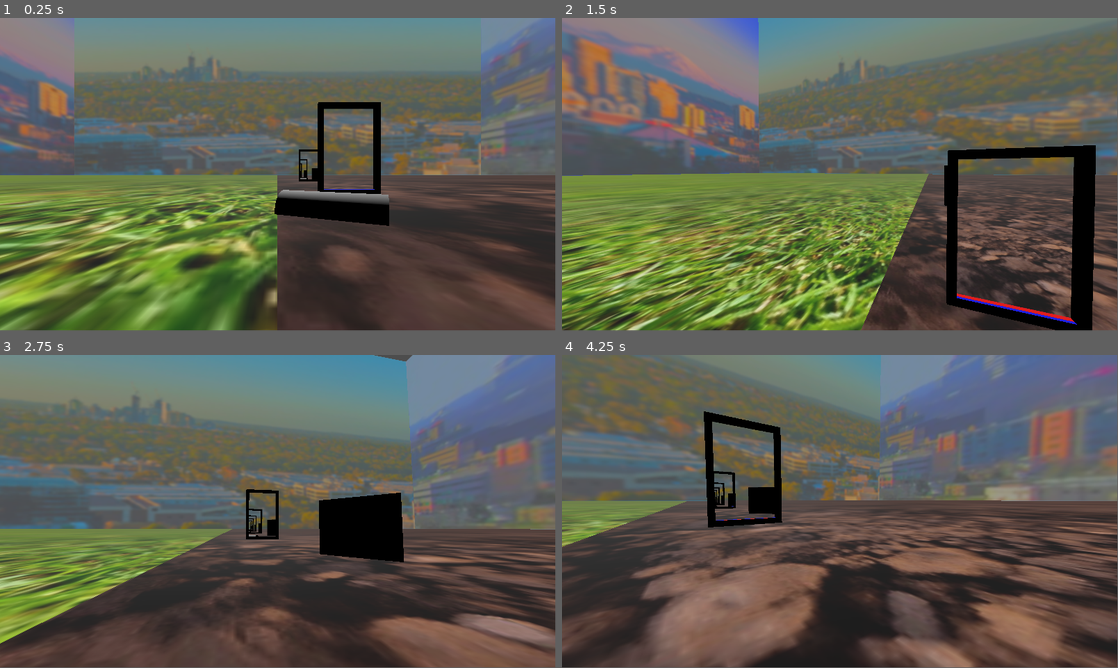
Above: before the commit, frames 1-4 (two rows, left to right).
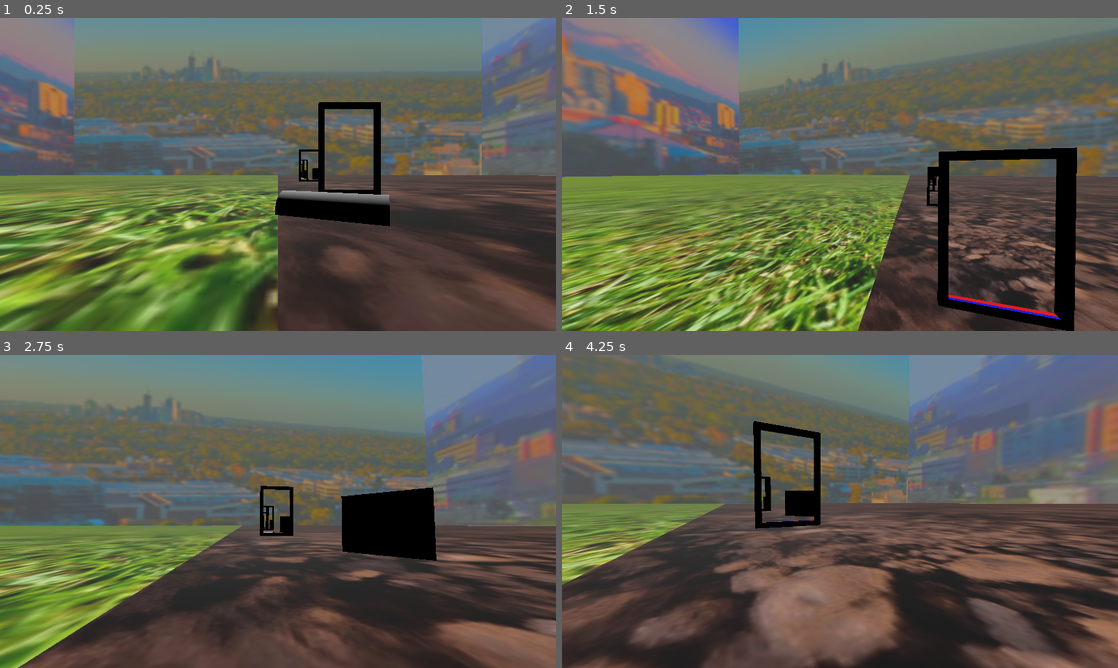
Above: after the commit, the same moments.

Repository: Terrence-Holmes/Hole-In-One
Game: Godot game, scene res://Assets/Rooms/rm_test_1.tscn
Same seed, same stepped clock (60 frames per second), same inputs: the game is played once before the commit and once after it. The project has no main scene, so this scene is started directly.
Inputs (mouse positions are in pixels of both pictures, inside the frame that each line leads up to):
- Up to frame 1 (0.25 s): no input
- Up to frame 2 (1.5 s): tap Enter at 0.5 s; move the mouse to (867, 171) at 0.52 s; hold Up (Up) from 0.53 s (still down); click (867, 171) at 0.6 s; move the mouse to (812, 174) at 1.27 s; tap Space (Select) at 1.35 s
- Up to frame 3 (2.75 s): keep holding Up (Up); move the mouse to (289, 505) at 2.02 s; click (289, 505) at 2.1 s
- Up to frame 4 (4.25 s): keep holding Up (Up); move the mouse to (834, 514) at 2.77 s; tap Space (Select) at 2.85 s; move the mouse to (878, 514) at 3.52 s; click (878, 514) at 3.6 s
The window is 799x449 before the commit and 800x450 after it. Grey fills any space a smaller window leaves; there, only what the larger window draws over its background counts as a difference.

The runs differ from the first frame. In frame 1, 1.7% of the frame differs, in the area x 0-100%, y 0-100%; in frame 2, 40%; in frame 3, 28%; in frame 4, 47%.

Commit message:
Started building portal frames

Diff:
--- a/Assets/Debug/Scenes/first_person_player.tscn
+++ b/Assets/Debug/Scenes/first_person_player.tscn
@@ -13,6 +13,7 @@
 albedo_color = Color(1, 0, 0, 1)
 
 [node name="FirstPersonPlayer" type="CharacterBody3D"]
+collision_layer = 2
 script = ExtResource("1_uvln5")
 
 [node name="Input" type="Node" parent="."]
--- a/Assets/Props/Scenes/portal.tscn
+++ b/Assets/Props/Scenes/portal.tscn
@@ -1,13 +1,10 @@
-[gd_scene load_steps=6 format=3 uid="uid://beow8twmmfq07"]
+[gd_scene load_steps=5 format=3 uid="uid://beow8twmmfq07"]
 
 [ext_resource type="Script" path="res://Assets/Props/Scripts/Portal.gd" id="1_f0wwu"]
 [ext_resource type="Shader" path="res://Assets/Props/Shaders/portal_shader.gdshader" id="2_g3xgm"]
 [ext_resource type="Script" path="res://EditorTools/Scripts/PortalEditor.gd" id="3_fe5n2"]
 
 [sub_resource type="BoxShape3D" id="BoxShape3D_v4s2d"]
-size = Vector3(1.2, 2.2, 2)
-
-[sub_resource type="BoxShape3D" id="BoxShape3D_db1ei"]
 size = Vector3(1.2, 2.2, 2)
 
 [node name="Portal" type="Node3D"]
@@ -22,15 +19,11 @@
 script = ExtResource("3_fe5n2")
 
 [node name="PassHitbox" type="Area3D" parent="."]
+collision_layer = 0
+collision_mask = 2
 
 [node name="CollisionShape" type="CollisionShape3D" parent="PassHitbox"]
 shape = SubResource("BoxShape3D_v4s2d")
 
-[node name="ShapeCast" type="ShapeCast3D" parent="."]
-transform = Transform3D(1, 0, 0, 0, 1, 0, 0, 0, 1, 0, -1, 0)
-enabled = false
-shape = SubResource("BoxShape3D_db1ei")
-target_position = Vector3(0, 0, 0)
-
 [connection signal="body_entered" from="PassHitbox" to="." method="_body_entered"]
 [connection signal="body_exited" from="PassHitbox" to="." method="_body_exited"]
--- /dev/null
+++ b/Assets/Props/Scenes/portal_frame.tscn
@@ -0,0 +1,53 @@
+[gd_scene load_steps=6 format=3 uid="uid://dbpa5oy8u48k7"]
+
+[sub_resource type="StandardMaterial3D" id="StandardMaterial3D_l27wx"]
+albedo_color = Color(0.8, 0.8, 0.8, 1)
+
+[sub_resource type="StandardMaterial3D" id="StandardMaterial3D_vbol7"]
+albedo_color = Color(0.8, 0.8, 0.8, 1)
+
+[sub_resource type="BoxShape3D" id="BoxShape3D_p2mi6"]
+size = Vector3(8, 0.5, 0.5)
+
+[sub_resource type="BoxShape3D" id="BoxShape3D_q0cd2"]
+size = Vector3(0.5, 8, 0.5)
+
+[sub_resource type="BoxShape3D" id="BoxShape3D_3opeg"]
+size = Vector3(8, 8, 0.5)
+
+[node name="PortalFrame" type="StaticBody3D"]
+collision_mask = 0
+
+[node name="Mesh" type="CSGBox3D" parent="."]
+transform = Transform3D(1, 0, 0, 0, 1, 0, 0, 0, 1, 0, 4, 0)
+size = Vector3(8, 8, 0.5)
+material = SubResource("StandardMaterial3D_l27wx")
+
+[node name="Cutout" type="CSGBox3D" parent="Mesh"]
+operation = 2
+size = Vector3(7, 7, 1)
+material = SubResource("StandardMaterial3D_vbol7")
+
+[node name="CollisionShapeTop" type="CollisionShape3D" parent="."]
+transform = Transform3D(1, 0, 0, 0, 1, 0, 0, 0, 1, 0, 7.75, 0)
+shape = SubResource("BoxShape3D_p2mi6")
+
+[node name="CollisionShapeBottom" type="CollisionShape3D" parent="."]
+transform = Transform3D(1, 0, 0, 0, 1, 0, 0, 0, 1, 0, 0.25, 0)
+shape = SubResource("BoxShape3D_p2mi6")
+
+[node name="CollisionShapeLeft" type="CollisionShape3D" parent="."]
+transform = Transform3D(1, 0, 0, 0, 1, 0, 0, 0, 1, -3.75, 4, 0)
+shape = SubResource("BoxShape3D_q0cd2")
+
+[node name="CollisionShapeRight" type="CollisionShape3D" parent="."]
+transform = Transform3D(1, 0, 0, 0, 1, 0, 0, 0, 1, 3.75, 4, 0)
+shape = SubResource("BoxShape3D_q0cd2")
+
+[node name="ClickArea" type="Area3D" parent="."]
+transform = Transform3D(1, 0, 0, 0, 1, 0, 0, 0, 1, 0, 4, 0)
+collision_layer = 4
+collision_mask = 0
+
+[node name="CollisionShape" type="CollisionShape3D" parent="ClickArea"]
+shape = SubResource("BoxShape3D_3opeg")
--- a/Assets/Props/Scenes/portal_spawner.tscn
+++ b/Assets/Props/Scenes/portal_spawner.tscn
@@ -7,16 +7,11 @@
 script = ExtResource("1_vfyow")
 
 [node name="Portal1" parent="." node_paths=PackedStringArray("otherPortal") instance=ExtResource("1_qv77c")]
-portal1 = true
 otherPortal = NodePath("../Portal2")
-size = Vector2(1, 2)
-portal_area_margin = Vector3(0.1, 0.1, 1)
 
 [node name="Portal2" parent="." node_paths=PackedStringArray("otherPortal") instance=ExtResource("1_qv77c")]
 portal1 = false
 otherPortal = NodePath("../Portal1")
-size = Vector2(1, 2)
-portal_area_margin = Vector3(0.1, 0.1, 1)
 
 [editable path="Portal1"]
 [editable path="Portal2"]
--- a/Assets/Props/Scripts/Portal.gd
+++ b/Assets/Props/Scripts/Portal.gd
@@ -13,7 +13,6 @@
 @onready var cameraViewContainer : Node3D = get_node("CameraViews")
 @onready var passHitbox : Area3D = get_node("PassHitbox")
 @onready var passHitbox_cs : CollisionShape3D = passHitbox.get_node("CollisionShape")
-@onready var shapecast : ShapeCast3D = get_node("ShapeCast")
 var viewports : Array[SubViewport]
 var cameras : Array[Camera3D]
 var cameraViews : Array[CSGBox3D]
@@ -315,20 +314,11 @@
 		_add_tracked_body(body)
 
 func _body_exited(body):
-	if (not _check_shapecast_collision(body) or passHitbox_cs.disabled):
-		_remove_tracked_body(body)
+	_remove_tracked_body(body)
 
 
 
 #RETURNS
-
-#Returns true if the shapecast is colliding with the given body
-func _check_shapecast_collision(body):
-	shapecast.force_shapecast_update()
-	for i in range(shapecast.get_collision_count()):
-		if (shapecast.get_collider(i) == body):
-			return true
-	return false
 
 # Edge case but possible. Adding this to prevent teleporting twice if body lands exactly on portal plane
 func _nonzero_sign(value):
--- a/Assets/Rooms/rm_test_1.tscn
+++ b/Assets/Rooms/rm_test_1.tscn
@@ -8,6 +8,7 @@
 [ext_resource type="Texture2D" uid="uid://bo2vdokaser3c" path="res://Assets/Environment/Textures/TestCity2.png" id="5_r0pyo"]
 [ext_resource type="Texture2D" uid="uid://bomvxrbfn7dbl" path="res://Assets/Environment/Textures/TestCity3.png" id="6_738j8"]
 [ext_resource type="PackedScene" uid="uid://b0ris7n8cfaa6" path="res://Assets/Debug/Scenes/first_person_player.tscn" id="9_gxofw"]
+[ext_resource type="PackedScene" uid="uid://dbpa5oy8u48k7" path="res://Assets/Props/Scenes/portal_frame.tscn" id="9_pce2k"]
 
 [sub_resource type="WorldBoundaryShape3D" id="WorldBoundaryShape3D_4r8iu"]
 
@@ -189,6 +190,9 @@
 [node name="FirstPersonPlayer" parent="." instance=ExtResource("9_gxofw")]
 transform = Transform3D(1, 0, 0, 0, 1, 0, 0, 0, 1, 0, 0.94476, 0)
 
+[node name="PortalFrame" parent="." instance=ExtResource("9_pce2k")]
+transform = Transform3D(1, 0, 0, 0, 1, 0, 0, 0, 1, 0, 0, 13.9608)
+
 [editable path="PortalSpawner"]
 [editable path="PortalSpawner/Portal1"]
 [editable path="PortalSpawner/Portal2"]
--- a/project.godot
+++ b/project.godot
@@ -20,8 +20,8 @@
 
 [display]
 
-window/size/viewport_width=1920
-window/size/viewport_height=1080
+window/size/viewport_width=1536
+window/size/viewport_height=864
 
 [input]
 
@@ -70,6 +70,12 @@
 ]
 }
 
+[layer_names]
+
+3d_physics/layer_1="Solid"
+3d_physics/layer_2="GolfBall"
+3d_physics/layer_3="Clickable"
+
 [physics]
 
 3d/default_gravity=29.4
Not shown: 1 places in Assets/Rooms/rm_test_1.tscn that only renumber resources
